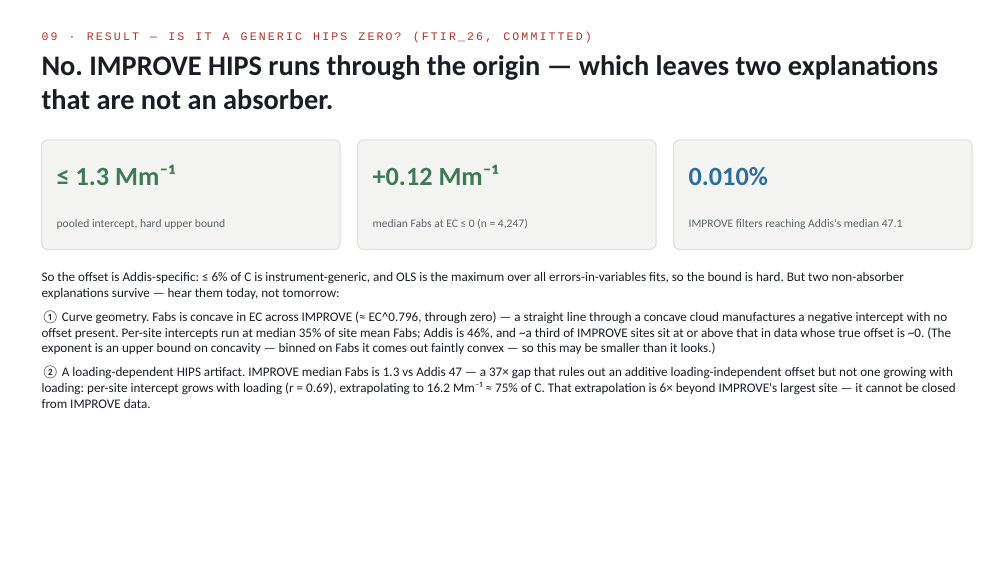
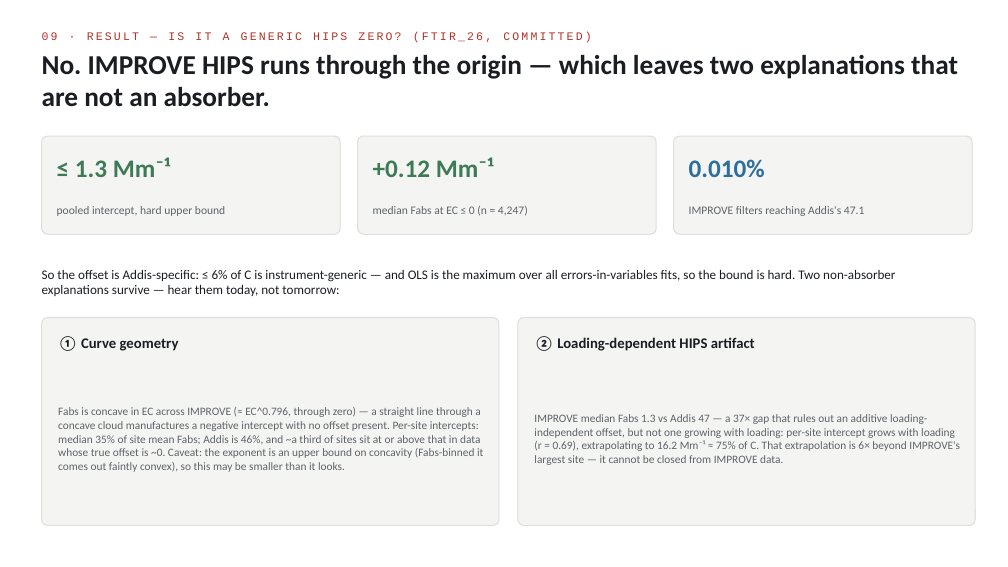
Before and after one commit to ahzs645/aethmodular, a slide deck: slide 11 of research/ftir_ec_phase3/deliverables/ann_briefing_2026-08-12.pptx. Drawn at 1008x567 pixels with LibreOffice and Linux fonts; fonts in the diff are those of the drawing. Boxes give left, top, right and bottom in pixels: in the first picture for what was removed or moved away, otherwise in the second. Text is boxed around its words. In the diff, an @@ line names an element or a change of style, - is before the commit and + after.

```diff
--- a/research/ftir_ec_phase3/deliverables/ann_briefing_2026-08-12.pptx
+++ b/research/ftir_ec_phase3/deliverables/ann_briefing_2026-08-12.pptx
@@ text "No. IMPROVE HIPS runs through ..." at [42,55,958,107]: size 27 to 26 pt @@
@@ rounded rectangle: place and size @@
-rounded rectangle at [42,140,340,250]
+rounded rectangle at [42,136,340,234]
@@ rounded rectangle: place and size @@
-rounded rectangle at [358,140,656,250]
+rounded rectangle at [358,136,656,234]
@@ proportions changed in 3 elements at [42,136,340,234], [358,136,656,234], [674,136,972,234] @@
@@ rounded rectangle: place and size @@
-rounded rectangle at [674,140,972,250]
+rounded rectangle at [674,136,972,234]
@@ size 25 to 24 pt in 3 elements at [75,157,171,177], [373,157,494,177], [689,159,765,177] @@
@@ text "pooled intercept, hard upper bound": place and size @@
-text "pooled intercept, hard upper bound" at [57,219,225,229]
+text "pooled intercept, hard upper bound" at [57,206,225,216]
@@ text "median Fabs at EC ≤ ...": place and size @@
-text "median Fabs at EC ≤ ..." at [373,219,528,229]
+text "median Fabs at EC ≤ ..." at [373,206,528,216]
@@ text at [689,206,864,216]: text changed @@
-IMPROVE filters reaching Addis's median 47.1
+IMPROVE filters reaching Addis's 47.1
@@ text "So the offset is Addis-specific: ..." at [42,270,895,296]: vertical alignment top to middle @@
@@ text at [42,270,895,296]: text changed @@
-So the offset is Addis-specific: ≤ 6% of C is instrument-generic, and OLS is the maximum over all errors-in-variables fits, so the bound is hard. But two non-absorber explanations survive — hear them today, not tomorrow:
-① Curve geometry. Fabs is concave in EC across IMPROVE (≈ EC^0.796, through zero) — a straight line through a concave cloud manufactures a negative intercept with no offset present. Per-site intercepts run at median 35% of site mean Fabs; Addis is 46%, and ~a third of IMPROVE sites sit at or above that in data whose true offset is ~0. (The exponent is an upper bound on concavity — binned on Fabs it comes out faintly convex — so this may be smaller than it looks.)
-② A loading-dependent HIPS artifact. IMPROVE median Fabs is 1.3 vs Addis 47 — a 37× gap that rules out an additive loading-independent offset but not one growing with loading: per-site intercept grows with loading (r = 0.69), extrapolating to 16.2 Mm⁻¹ ≈ 75% of C. That extrapolation is 6× beyond IMPROVE's largest site — it cannot be closed from IMPROVE data.
+So the offset is Addis-specific: ≤ 6% of C is instrument-generic — and OLS is the maximum over all errors-in-variables fits, so the bound is hard. Two non-absorber explanations survive — hear them today, not tomorrow:
@@ rounded rectangle added at [42,318,499,526], fill #F4F5F3, outline #DDE0DC 1 pt @@
@@ rounded rectangle added at [518,318,975,526], fill #F4F5F3, outline #DDE0DC 1 pt @@
@@ text added at [58,336,179,351], 14 pt, text #1A1D21, bold @@
+① Curve geometry
@@ text added at [534,336,755,351], 14 pt, text #1A1D21, bold @@
+② Loading-dependent HIPS artifact
@@ text added at [58,407,483,472], 10.8 pt, text #5E6369 @@
+Fabs is concave in EC across IMPROVE (≈ EC^0.796, through zero) — a straight line through a concave cloud manufactures a negative intercept with no offset present. Per-site intercepts: median 35% of site mean Fabs; Addis is 46%, and ~a third of sites sit at or above that in data whose true offset is ~0. Caveat: the exponent is an upper bound on concavity (Fabs-binned it comes out faintly convex), so this may be smaller than it looks.
@@ text added at [534,414,960,465], 10.8 pt, text #5E6369 @@
+IMPROVE median Fabs 1.3 vs Addis 47 — a 37× gap that rules out an additive loading-independent offset, but not one growing with loading: per-site intercept grows with loading (r = 0.69), extrapolating to 16.2 Mm⁻¹ ≈ 75% of C. That extrapolation is 6× beyond IMPROVE's largest site — it cannot be closed from IMPROVE data.
```
Also in this commit, not shown: 17 other slides changed, 1 other file.
